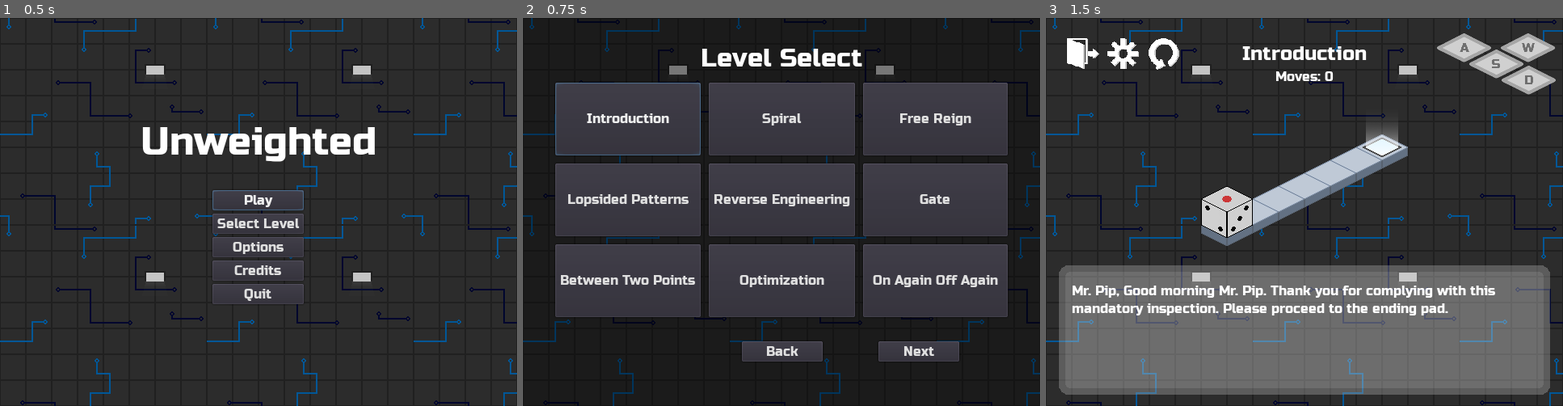
Above: before the commit, frames 1-3 (left to right).
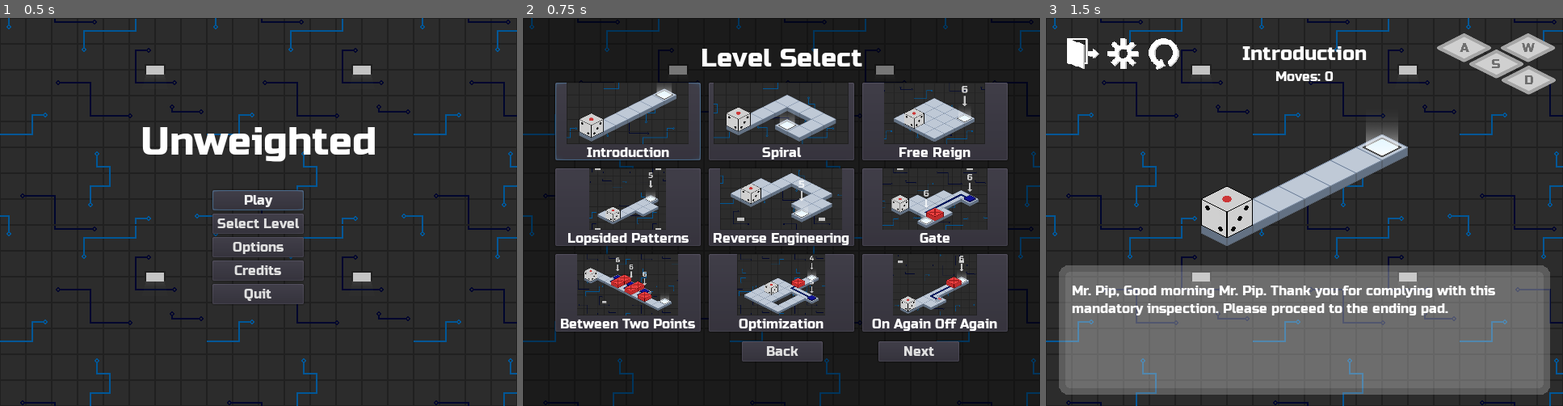
Above: after the commit, the same moments.

Repository: kdreese/gmtk-2022
Game: Godot game, scene res://src/states/Menu.tscn
Two runs of this game, one before a commit and one after it. Both use one fixed random seed, a clock stepped at 60 frames per second and the inputs below.
Inputs:
- Up to frame 1 (0.5 s): no input
- Up to frame 2 (0.75 s): click "Select Level" at 0.5 s
- Up to frame 3 (1.5 s): click "Introduction" at 1.25 s

Frame 1 is identical in both runs. In frame 2, 29% of the frame differs, in the area x 6-94%, y 16-82%; in frame 3, nothing differs.

Commit message:
Added thumbnails to the level select buttons

Diff:
--- a/src/scripts/Global.gd
+++ b/src/scripts/Global.gd
@@ -10,64 +10,78 @@
 		"name": "Introduction",
 		"path": "res://src/levels/IntroLevel.tscn",
 		"text": "Mr. Pip, Good morning Mr. Pip. Thank you for complying with this mandatory inspection. Please proceed to the ending pad.",
+		"thumbnail": "res://assets/level_thumbnails/introduction.png",
 	},
 	{
 		"name": "Spiral",
 		"path": "res://src/levels/MovementTutorialLevel.tscn",
 		"text": "You have been arrested on suspicion of violating Legal Code 1379.42, or the \"No Weighted Dice Rule.\"",
+		"thumbnail": "res://assets/level_thumbnails/spiral.png",
 	},
 	{
 		"name": "Free Reign",
 		"path": "res://src/levels/MovementTestLevel.tscn",
 		"text": "If you can pass all of our tests, you will prove that you are an unweighted die.\n\nFor example, that arrow is telling you you need to have that face on top or the end pad won\'t let you through.",
+		"thumbnail": "res://assets/level_thumbnails/free_reign.png",
 	},
 	{
 		"name": "Lopsided Patterns",
 		"path": "res://src/levels/CycleTeachLevel.tscn",
 		"text": "Press R on keyboard or RB on controller to restart the current test. Escape or Start will bring up the pause menu.\n\nThat\'s it from me, if there are any new elements, I will explain them.",
+		"thumbnail": "res://assets/level_thumbnails/lopsided_patterns.png",
 	},
 	{
 		"name": "Reverse Engineering",
 		"path": "res://src/levels/CycleTrapLevel.tscn",
+		"thumbnail": "res://assets/level_thumbnails/reverse_engineering.png",
 	},
 	{
 		"name": "Gate",
 		"path": "res://src/levels/ButtonIntroLevel.tscn",
 		"text": "This button won\'t activate unless you\'re in the right orientation. Once pressed, buttons stay pressed forever.",
+		"thumbnail": "res://assets/level_thumbnails/gate.png",
 	},
 	{
 		"name": "Between Two Points",
 		"path": "res://src/levels/ButtonTestLevel.tscn",
+		"thumbnail": "res://assets/level_thumbnails/between_two_points.png",
 	},
 	{
 		"name": "Optimization",
 		"path": "res://src/levels/OptimizationLevel.tscn",
+		"thumbnail": "res://assets/level_thumbnails/optimization.png",
 	},
 	{
 		"name": "On Again Off Again",
 		"path": "res://src/levels/ToggleIntroLevel.tscn",
 		"text": "This is a toggle. It can be hit multiple times.",
+		"thumbnail": "res://assets/level_thumbnails/on_again_off_again.png",
 	},
 	{
 		"name": "Behind Closed Bars",
 		"path": "res://src/levels/ButtonJailLevel.tscn",
+		"thumbnail": "res://assets/level_thumbnails/behind_closed_bars.png",
 	},
 	{
 		"name": "Commitment",
 		"path": "res://src/levels/TestLevel.tscn",
+		"thumbnail": "res://assets/level_thumbnails/commitment.png",
 	},
 	{
 		"name": "One Door Opens",
 		"path": "res://src/levels/SomeKindaToggleLevel.tscn",
+		"thumbnail": "res://assets/level_thumbnails/one_door_opens.png",
 	},
 	{
 		"name": "Greed",
 		"path": "res://src/levels/TwoPathsLevel.tscn",
+		"thumbnail": "res://assets/level_thumbnails/greed.png",
 	},
 	{
 		"name": "Hail Mary",
 		"path": "res://src/levels/DangerButtonLevel.tscn",
 		"text": "This is our last test for you. If you can pass it, you have truly proven yourself to be an unweighted die.",
+		"thumbnail": "res://assets/level_thumbnails/hail_mary.png",
 	},
 ]
 
--- a/src/states/LevelSelect.gd
+++ b/src/states/LevelSelect.gd
@@ -2,6 +2,8 @@
 
 
 signal level_select_exited
+
+const LevelSelectButton = preload("res://src/states/LevelSelectButton.tscn")
 
 var page_idx := 0
 
@@ -14,8 +16,7 @@
 	# We will have at most 9 buttons.
 	var num_buttons := min(9, Global.NUM_LEVELS)
 	for idx in range(num_buttons):
-		var button := Button.new()
-		button.rect_min_size = Vector2(120, 90)
+		var button := LevelSelectButton.instance()
 		button.size_flags_horizontal = Control.SIZE_EXPAND_FILL
 		var error := button.connect("pressed", self, "_on_level_button_pressed", [idx])
 		assert(not error)
@@ -39,7 +40,9 @@
 	for idx in range($G.get_child_count()):
 		var button: Button = $G.get_child(idx)
 		if idx < num_levels_to_show:
-			button.text = Global.LEVELS[9 * page_idx + idx]["name"]
+			var texture: Texture = load(Global.LEVELS[9 * page_idx + idx]["thumbnail"])
+			button.find_node("Thumbnail").texture = texture
+			button.find_node("Title").text = Global.LEVELS[9 * page_idx + idx]["name"]
 			button.visible = true
 		else:
 			button.visible = false
--- /dev/null
+++ b/src/states/LevelSelectButton.tscn
@@ -0,0 +1,21 @@
+[gd_scene format=2]
+
+[node name="LevelSelectButton" type="Button"]
+margin_right = 128.0
+margin_bottom = 48.0
+rect_min_size = Vector2( 128, 96 )
+
+[node name="Thumbnail" type="TextureRect" parent="."]
+anchor_right = 1.0
+anchor_bottom = 1.0
+margin_bottom = -20.0
+expand = true
+stretch_mode = 6
+
+[node name="Title" type="Label" parent="."]
+anchor_top = 1.0
+anchor_right = 1.0
+anchor_bottom = 1.0
+margin_top = -19.0
+rect_min_size = Vector2( 0, 20 )
+align = 1
